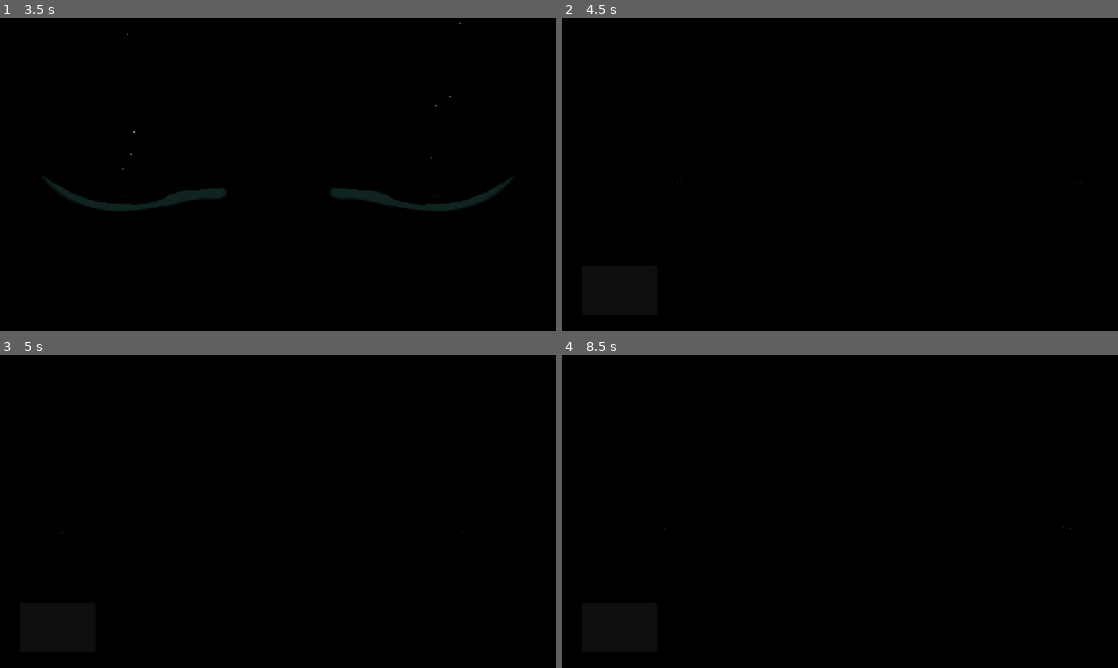
Above: before the commit, frames 1-4 (two rows, left to right).
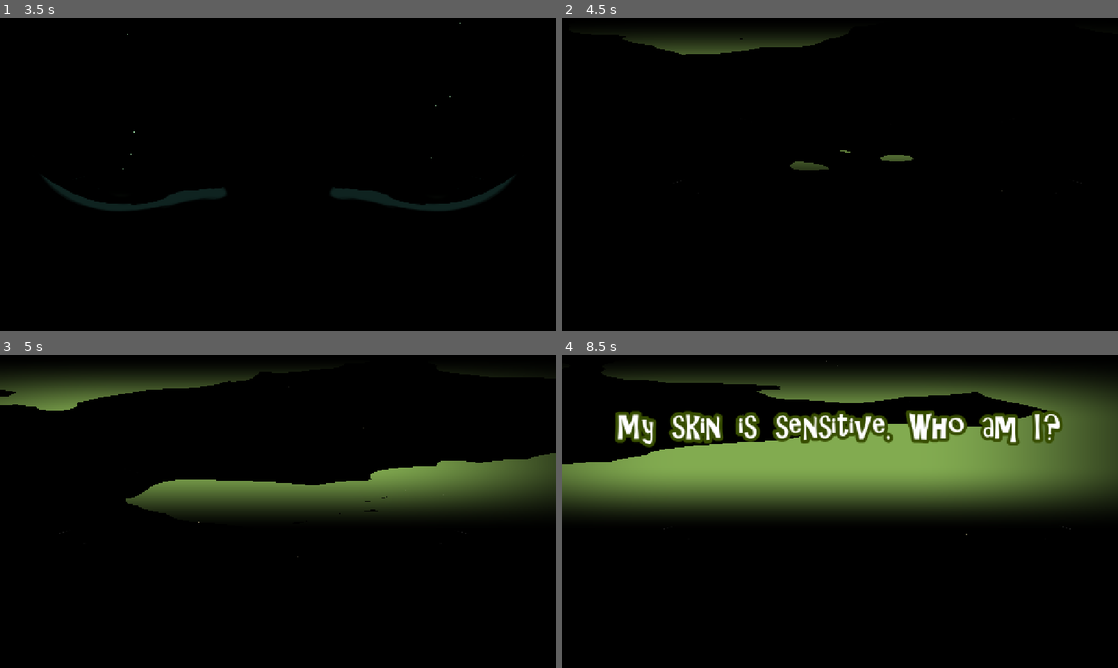
Above: after the commit, the same moments.

Repository: ACristoff/latechjam9
Game: Godot game, scene res://Game/Lib/Game_Manager/game_manager.tscn
The game is run twice, just before and just after one commit, with the same random seed, the same clock (stepped at 60 frames per second) and the same inputs. Sound files missing from this copy of the repository are replaced by a short silence.
Inputs (mouse positions are in pixels of both pictures, inside the frame that each line leads up to):
- Up to frame 1 (3.5 s): click "Start" at 0.5 s; click (55, 290) at 1.27 s; click (55, 290) at 2.02 s; click (55, 290) at 2.77 s
- Up to frame 2 (4.5 s): move the mouse to (962, 158) at 3.52 s; tap Enter at 4.25 s; move the mouse to (728, 190) at 4.27 s
- Up to frame 3 (5 s): no input
- Up to frame 4 (8.5 s): move the mouse to (895, 442) at 5.02 s; move the mouse to (812, 574) at 5.77 s; move the mouse to (1006, 558) at 6.52 s; move the mouse to (673, 464) at 7.27 s; move the mouse to (867, 511) at 8.02 s

Frame 1 is identical in both runs. In frame 2, 2.0% of the frame differs, in the area x 10-80%, y 5-56%; in frame 3, 13%; in frame 4, 36%, in the area x 0-100%, y 1-58%.

Commit message:
game to eyes

Diff:
--- a/Game/World/level.gd
+++ b/Game/World/level.gd
@@ -37,5 +37,5 @@
 
 
 func _ready():
-
+	eyes.revelation()
 	pass
--- a/Game/eyes_overlay.tscn
+++ b/Game/eyes_overlay.tscn
@@ -299,6 +299,7 @@
 wait_time = 0.1
 
 [node name="Button" type="Button" parent="CanvasLayer/Label"]
+visible = false
 layout_mode = 0
 offset_left = -190.0
 offset_top = 533.0
